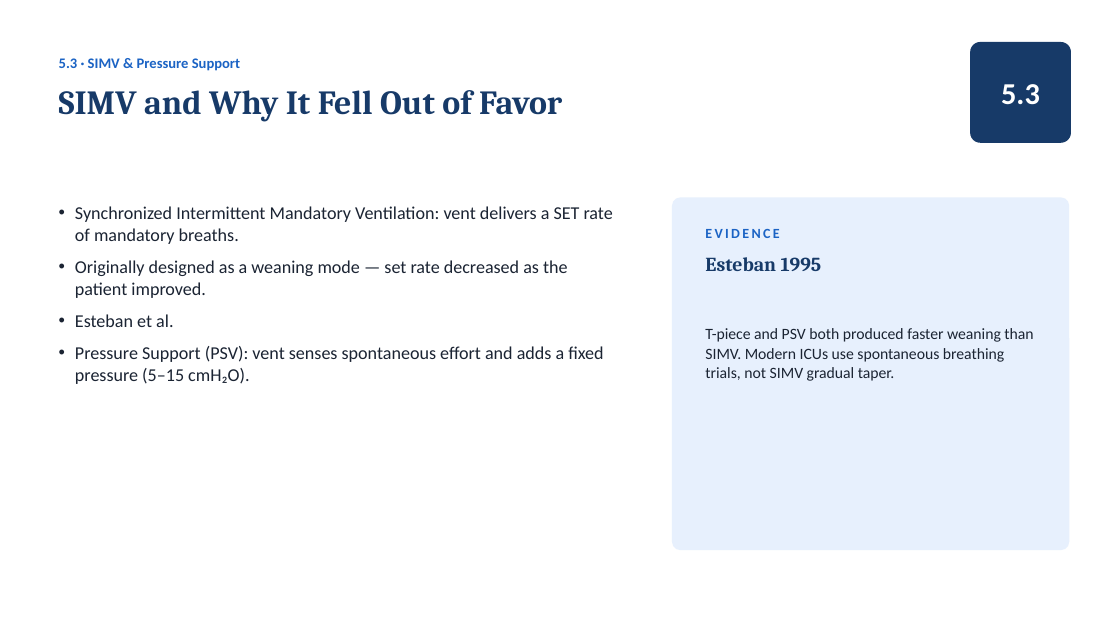
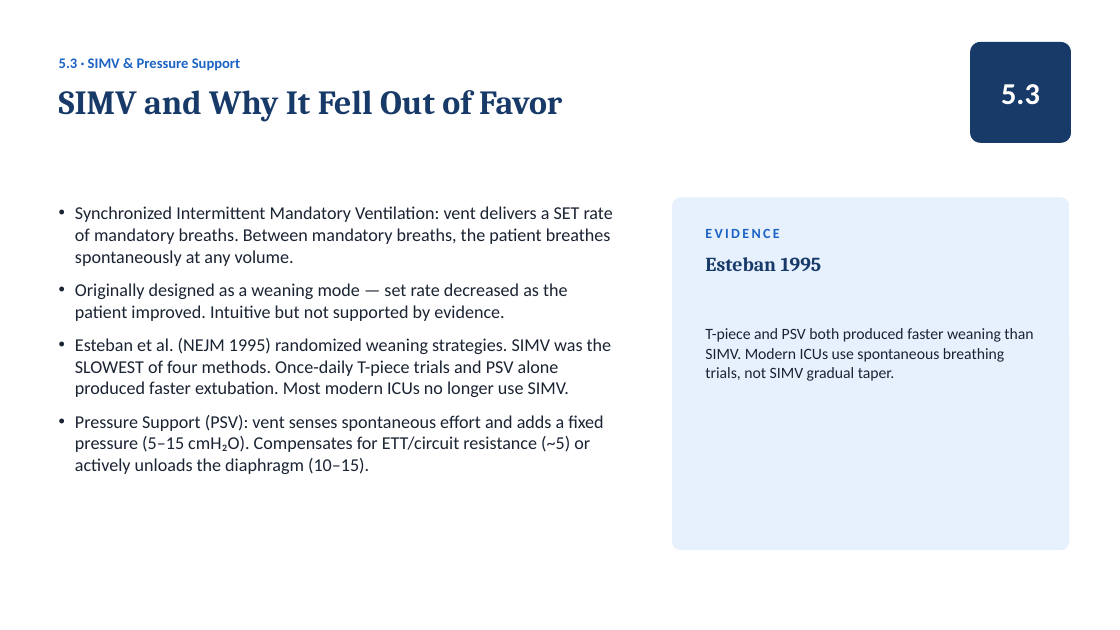
Before and after one commit to amr-kc-protocols/amr-kc-protocols, a slide deck: slide 49 of vta/slides/Ventilator_Academy_Full_Course.pptx. Drawn at 1120x630 pixels with LibreOffice and Linux fonts; fonts in the diff are those of the drawing. Boxes give left, top, right and bottom in pixels: in the first picture for what was removed or moved away, otherwise in the second. Text is boxed around its words. In the diff, an @@ line names an element or a change of style, - is before the commit and + after.

```diff
--- a/vta/slides/Ventilator_Academy_Full_Course.pptx
+++ b/vta/slides/Ventilator_Academy_Full_Course.pptx
@@ text at box(75, 206, 613, 474): text changed @@
-• Synchronized Intermittent Mandatory Ventilation: vent delivers a SET rate of mandatory breaths.
-• Originally designed as a weaning mode — set rate decreased as the patient improved.
-• Esteban et al.
-• Pressure Support (PSV): vent senses spontaneous effort and adds a fixed pressure (5–15 cmH₂O).
+• Synchronized Intermittent Mandatory Ventilation: vent delivers a SET rate of mandatory breaths. Between mandatory breaths, the patient breathes spontaneously at any volume.
+• Originally designed as a weaning mode — set rate decreased as the patient improved. Intuitive but not supported by evidence.
+• Esteban et al. (NEJM 1995) randomized weaning strategies. SIMV was the SLOWEST of four methods. Once-daily T-piece trials and PSV alone produced faster extubation. Most modern ICUs no longer use SIMV.
+• Pressure Support (PSV): vent senses spontaneous effort and adds a fixed pressure (5–15 cmH₂O). Compensates for ETT/circuit resistance (~5) or actively unloads the diaphragm (10–15).
```
Also in this commit, not shown: 77 other slides changed, 11 other files.
